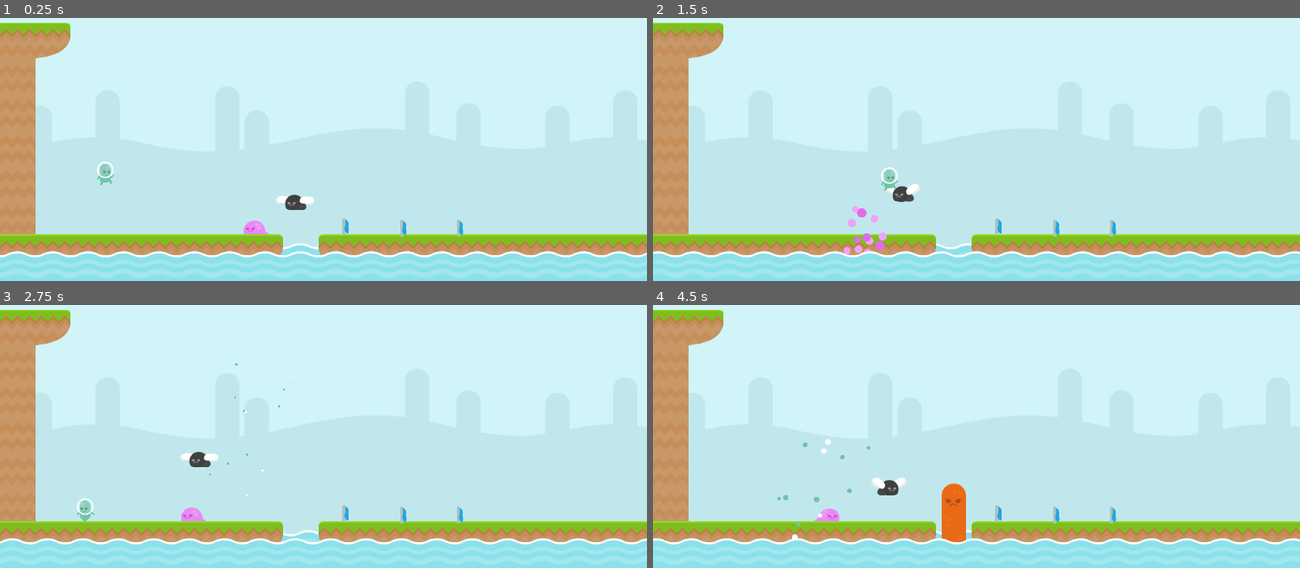
Above: before the commit, frames 1-4 (two rows, left to right).
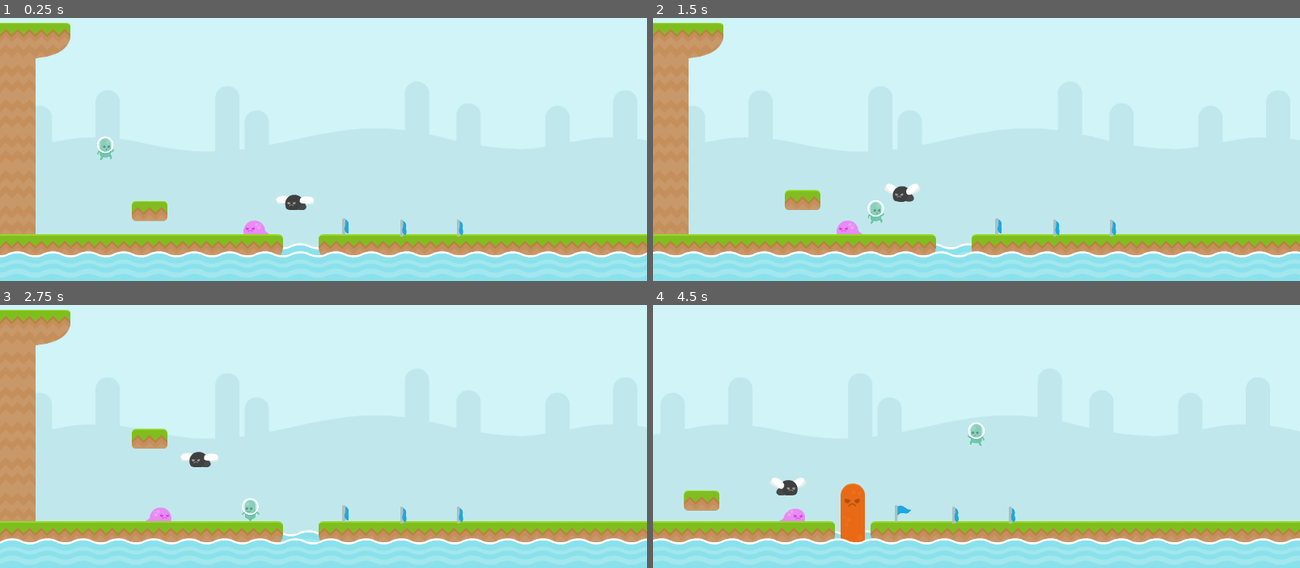
Above: after the commit, the same moments.

Repository: RafaelForbeck/the-way
Game: Godot game, scene res://scenes/phase.tscn
The game is run twice, just before and just after one commit, with the same random seed, the same clock (stepped at 60 frames per second) and the same inputs.
Inputs:
- Up to frame 1 (0.25 s): no input
- Up to frame 2 (1.5 s): tap Enter (jump) at 0.5, 0.77, 0.8, 1.07, 1.35 s; hold S (duck) 0.53-1.28 s; hold Right (move_right) from 0.53 s (still down)
- Up to frame 3 (2.75 s): tap Enter (jump) at 1.52, 1.82, 2.3 s; tap S (duck) at 1.55 s; release Right (move_right) at 2.03 s; hold Left (move_left) from 2.03 s (still down); hold S (duck) from 2.03 s (still down)
- Up to frame 4 (4.5 s): release Left (move_left) at 2.78 s; release S (duck) at 2.78 s; hold Right (move_right) 2.78-4.28 s; tap S (duck) at 2.85, 4.35 s; tap Enter (jump) at 3.02, 3.32, 3.6, 3.77, 4.07 s; hold Left (move_left) from 4.28 s (still down)

The runs differ from the first frame. In frame 1, 0.7% of the frame differs, in the area x 15-26%, y 45-78%; in frame 2, 1.1%; in frame 3, 1.0%; in frame 4, 11%, in the area x 0-100%, y 1-92%.

Commit message:
feat: adds movable platform

Diff:
--- /dev/null
+++ b/entities/platform.tscn
@@ -0,0 +1,20 @@
+[gd_scene load_steps=4 format=3 uid="uid://c63jkfobhepr3"]
+
+[ext_resource type="Texture2D" uid="uid://ivms13rjeykx" path="res://sprites/tiles_spritesheet.png" id="1_unktp"]
+[ext_resource type="Script" path="res://scripts/platform.gd" id="1_wt32y"]
+
+[sub_resource type="RectangleShape2D" id="RectangleShape2D_vb1vw"]
+size = Vector2(70, 40)
+
+[node name="Platform" type="AnimatableBody2D"]
+collision_layer = 16
+script = ExtResource("1_wt32y")
+
+[node name="Sprite2D" type="Sprite2D" parent="."]
+texture = ExtResource("1_unktp")
+region_enabled = true
+region_rect = Rect2(576, 432, 70, 40)
+
+[node name="CollisionShape2D" type="CollisionShape2D" parent="."]
+shape = SubResource("RectangleShape2D_vb1vw")
+one_way_collision = true
--- a/entities/player.tscn
+++ b/entities/player.tscn
@@ -86,6 +86,7 @@
 z_index = 1
 scale = Vector2(0.5, 0.5)
 collision_mask = 16
+platform_on_leave = 2
 script = ExtResource("1_57enj")
 explosion_primary_color = Color(0.435294, 0.768627, 0.662745, 1)
 explosion_secondary_color = Color(1, 1, 1, 1)
--- a/scenes/phase.tscn
+++ b/scenes/phase.tscn
@@ -9,6 +9,7 @@
 [ext_resource type="Script" path="res://scripts/enemies.gd" id="6_uunq5"]
 [ext_resource type="PackedScene" uid="uid://cqhiylx5iqo5t" path="res://entities/enemy/fly_floating_enemy.tscn" id="6_x04kf"]
 [ext_resource type="PackedScene" uid="uid://62la67es3kfn" path="res://entities/enemy/lava_floating_enemy.tscn" id="7_25bwo"]
+[ext_resource type="PackedScene" uid="uid://c63jkfobhepr3" path="res://entities/platform.tscn" id="10_2vdjk"]
 
 [sub_resource type="Animation" id="Animation_15nwx"]
 length = 0.001
@@ -337,6 +338,7 @@
 
 [node name="Player" parent="." instance=ExtResource("3_nqrv7")]
 position = Vector2(208, 384)
+jump_velocity = -800.0
 
 [node name="RespawnDelay" type="Timer" parent="."]
 one_shot = true
@@ -368,5 +370,11 @@
 v_range = 100.0
 v_speed = 1.0
 
+[node name="Platform" parent="." instance=ExtResource("10_2vdjk")]
+position = Vector2(296, 331)
+v_oscillation = true
+v_range = 100.0
+v_speed = 2.0
+
 [connection signal="player_death" from="Player" to="." method="_on_player_player_death"]
 [connection signal="timeout" from="RespawnDelay" to="." method="_on_respawn_delay_timeout"]
--- /dev/null
+++ b/scripts/platform.gd
@@ -0,0 +1,31 @@
+extends AnimatableBody2D
+
+@export var h_oscillation: bool
+@export var h_range: float
+@export var h_speed: float
+
+@export var v_oscillation: bool
+@export var v_range: float
+@export var v_speed: float
+
+var h_timer := 0.0
+var v_timer := 0.0
+var start_position: Vector2
+
+func _ready() -> void:
+	start_position = global_position
+
+func _process(delta: float) -> void:
+	move(delta)
+
+func move(delta):
+	if h_oscillation:
+		h_timer += delta * h_speed
+		if h_timer > 2 * PI:
+			h_timer -= 2 * PI
+
+		global_position.x = start_position.x + cos(h_timer) * h_range
+
+	if v_oscillation:
+		v_timer += delta * v_speed
+		global_position.y = start_position.y + sin(v_timer) * v_range
--- a/scripts/player.gd
+++ b/scripts/player.gd
@@ -69,9 +69,10 @@
 
 func exit_from_ducking_state():
 	collisionShape.shape.height = 84
-	collisionShape.position.y = 5
+	collisionShape.position.y = 6
 	hitBox.shape.size.y = 82
 	hitBox.position.y = 7
+	position.y -= 5
 
 func go_to_hurted_state():
 	status = PlayerState.HURTED
Not shown: 1 places in scenes/phase.tscn that only renumber resources
